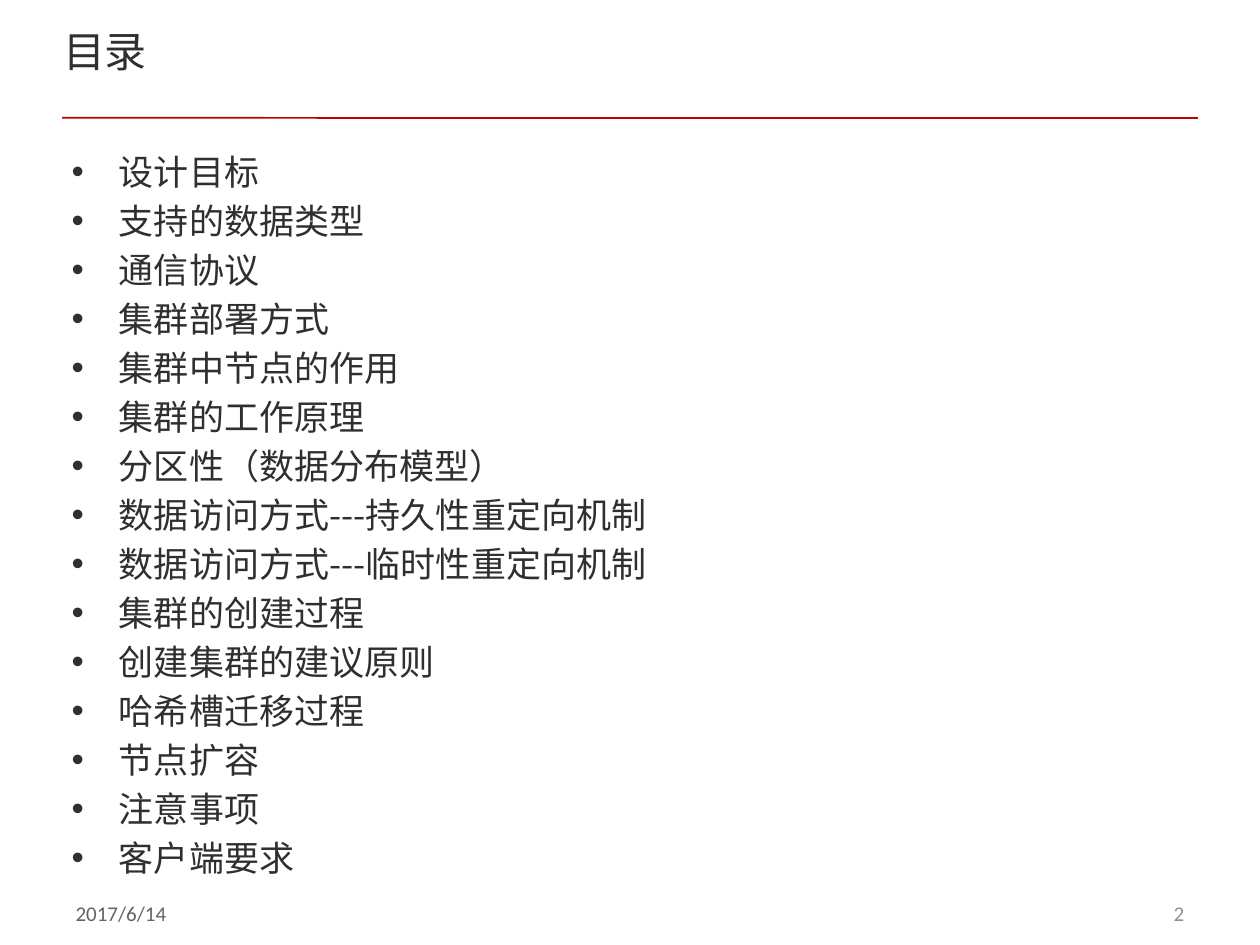
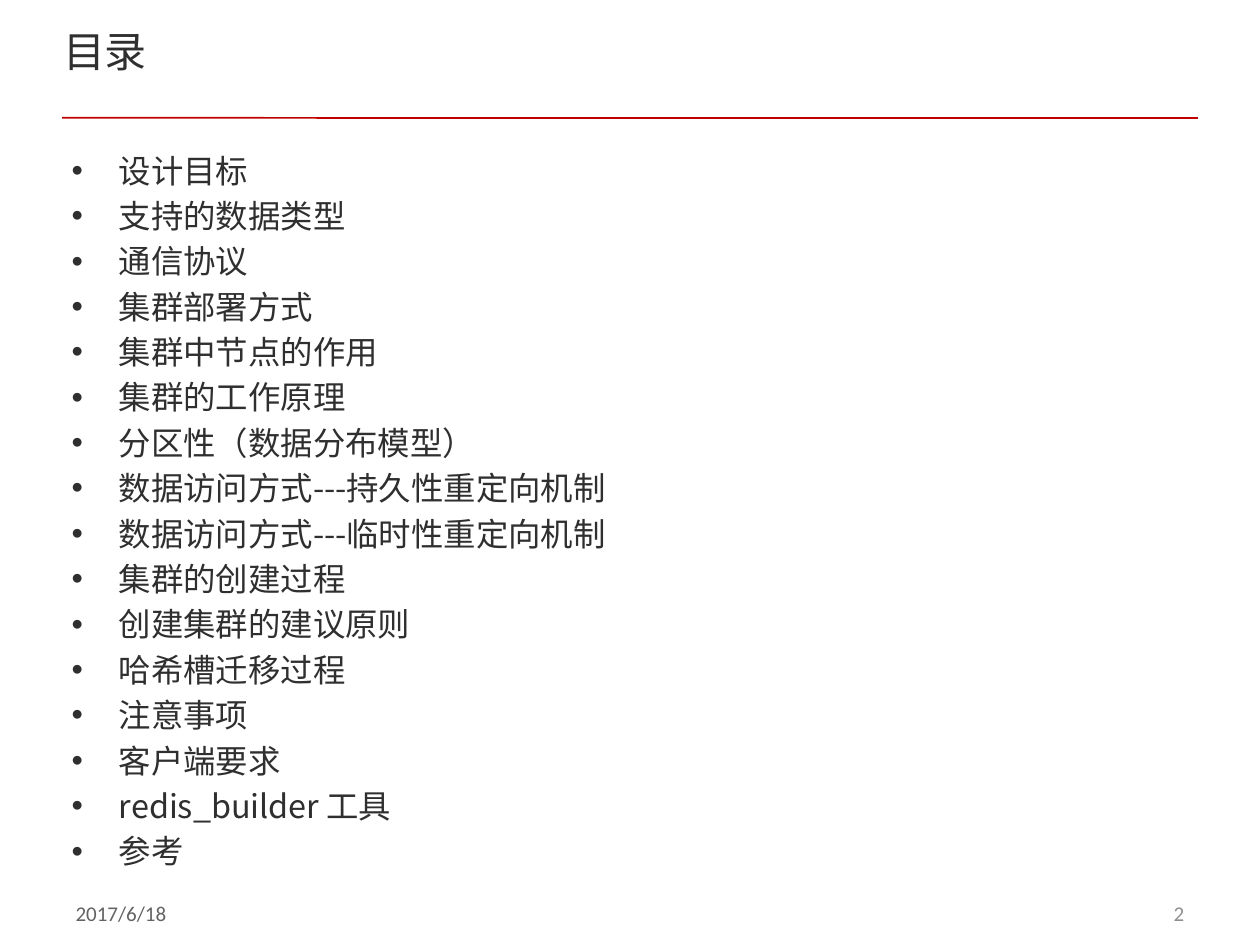
Before and after one commit to acl-dev/acl, a slide deck: slide 2 of doc/redis_cluster.pptx. Drawn at 1260x945 pixels with LibreOffice and Linux fonts; fonts in the diff are those of the drawing; background and template pictures are left out. Boxes give left, top, right and bottom in pixels: in the first picture for what was removed or moved away, otherwise in the second. Text is boxed around its words. In the diff, an @@ line names an element or a change of style, - is before the commit and + after.

Commit message:
modify redis_cluster doc

```diff
--- a/doc/redis_cluster.pptx
+++ b/doc/redis_cluster.pptx
@@ text at box(119, 155, 606, 776): size 20 to 18.5 pt in "设计目标", "支持的数据类型", "通信协议", "集群部署方式" and 10 more places @@
@@ text at box(119, 743, 259, 776): paragraph removed @@
-• 节点扩容
@@ text at box(119, 792, 392, 866): paragraphs added @@
+• redis_builder 工具
+• 参考
@@ text at box(76, 906, 167, 922): text changed @@
-2017/6/14
+2017/6/18
```
Also in this commit, not shown: 16 other slides changed, 7 slides added, 1 slide removed.
